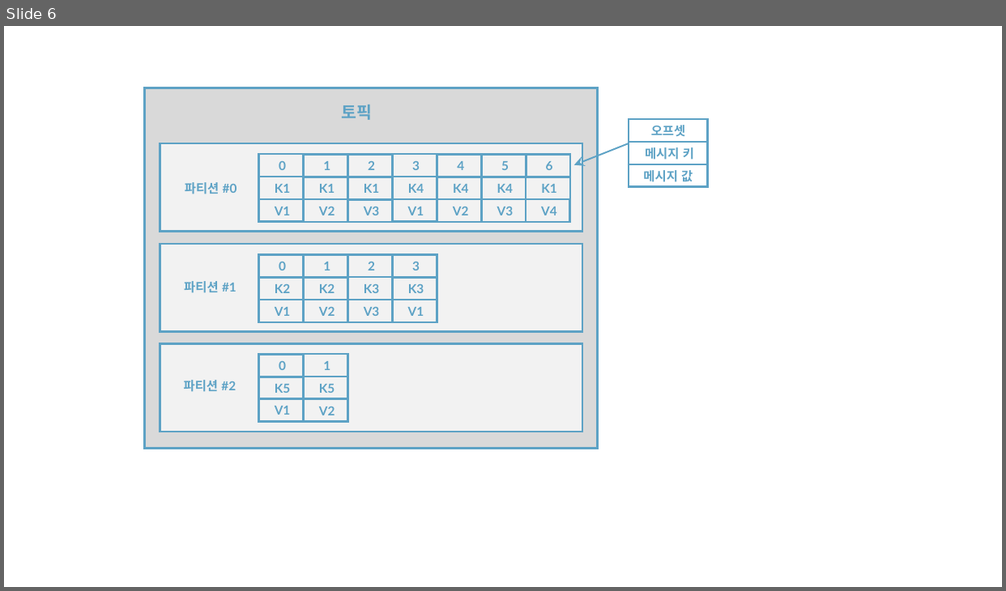
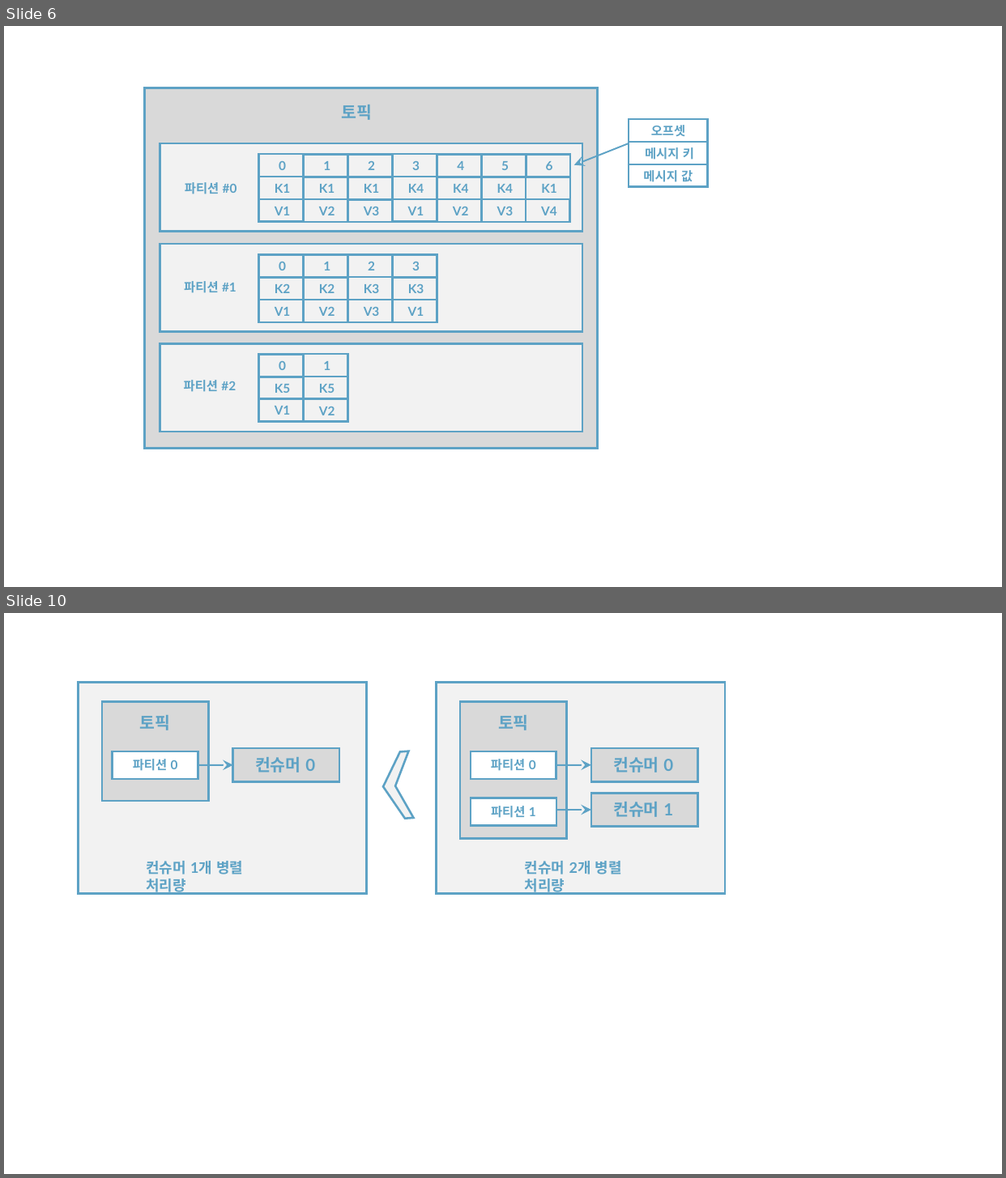
Before and after one commit to rudaks-han/book-summary, a slide deck: 아파치카프카_with자바/ref/프레젠테이션1.pptx. Shown one above the other, each under a label of ours: slide 6 before the commit, slides 6 and 10 after it; the slides between them are not shown. The pictures are 1006x591 and 1006x1178 pixels, drawn with LibreOffice and Linux fonts; fonts in the diff are those of the drawing. Boxes give left, top, right and bottom in pixels: in the first picture for what was removed or moved away, otherwise in the second. Text is boxed around its words. In the diff, an @@ line names an element or a change of style, - is before the commit and + after.

```diff
--- a/아파치카프카_with자바/ref/프레젠테이션1.pptx
+++ b/아파치카프카_with자바/ref/프레젠테이션1.pptx
@@ slide 10 added at box(4, 613, 1002, 1174), background #FFFFFF @@
@@ rectangle added at box(78, 683, 367, 894), fill #F2F2F2, outline #5DA2C5 2 pt @@
@@ rectangle added at box(437, 683, 726, 894), fill #F2F2F2, outline #5DA2C5 2 pt @@
@@ rectangle added at box(102, 702, 208, 802), fill #D9D9D9, outline #5DA2C5 2 pt @@
@@ rectangle added at box(460, 702, 566, 839), fill #D9D9D9, outline #5DA2C5 2 pt @@
@@ text added at box(140, 715, 171, 730), 16 pt, text #5DA2C5, bold @@
+토픽
@@ text added at box(498, 715, 529, 730), 16 pt, text #5DA2C5, bold @@
+토픽
@@ rectangle added at box(113, 752, 198, 779), fill #FFFFFF, outline #5DA2C5 2 pt @@
@@ rectangle added at box(233, 748, 339, 782), fill #D9D9D9, outline #5DA2C5 2 pt @@
@@ text added at box(255, 757, 315, 773), 16 pt, text #5DA2C5, bold @@
+컨슈머 0
@@ freeform shape added at box(381, 752, 413, 820), fill #F2F2F2, outline #5DA2C5 2 pt @@
@@ rectangle added at box(471, 752, 556, 779), fill #FFFFFF, outline #5DA2C5 2 pt @@
@@ rectangle added at box(592, 748, 698, 782), fill #D9D9D9, outline #5DA2C5 2 pt @@
@@ text added at box(613, 757, 673, 773), 16 pt, text #5DA2C5, bold @@
+컨슈머 0
@@ text added at box(133, 759, 178, 771), 12 pt, text #5DA2C5, bold @@
+파티션 0
@@ arrow added from (198, 765) to (233, 765), #5DA2C5 1.5 pt @@
@@ text added at box(491, 759, 536, 771), 12 pt, text #5DA2C5, bold @@
+파티션 0
@@ arrow added from (556, 765) to (592, 765), #5DA2C5 1.5 pt @@
@@ rectangle added at box(471, 798, 556, 825), fill #FFFFFF, outline #5DA2C5 2 pt @@
@@ text added at box(491, 806, 536, 818), 12 pt, text #5DA2C5, bold @@
+파티션 1
@@ rectangle added at box(592, 794, 698, 827), fill #D9D9D9, outline #5DA2C5 2 pt @@
@@ text added at box(613, 802, 673, 817), 16 pt, text #5DA2C5, bold @@
+컨슈머 1
@@ arrow added from (556, 810) to (592, 810), #5DA2C5 1.5 pt @@
@@ text added at box(146, 861, 243, 895), 14 pt, text #5DA2C5, bold @@
+컨슈머 1개 병렬 처리량
@@ text added at box(525, 861, 622, 895), 14 pt, text #5DA2C5, bold @@
+컨슈머 2개 병렬 처리량
```
Also in this commit, not shown: 3 other slides added, 6 other files.
